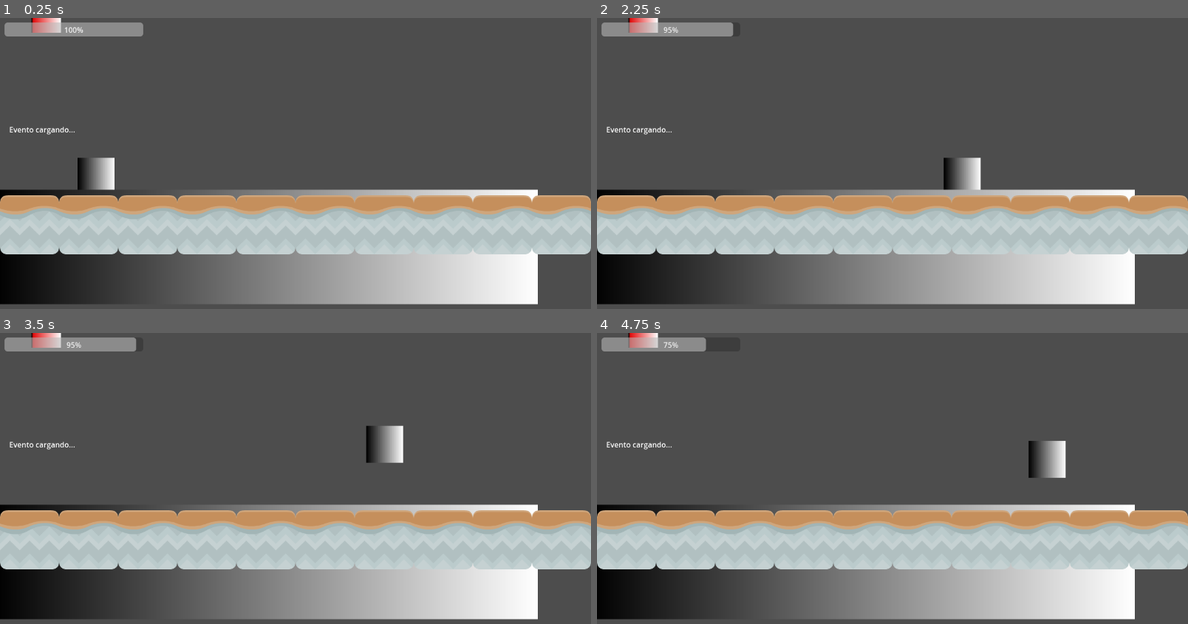
Above: before the commit, frames 1-4 (two rows, left to right).
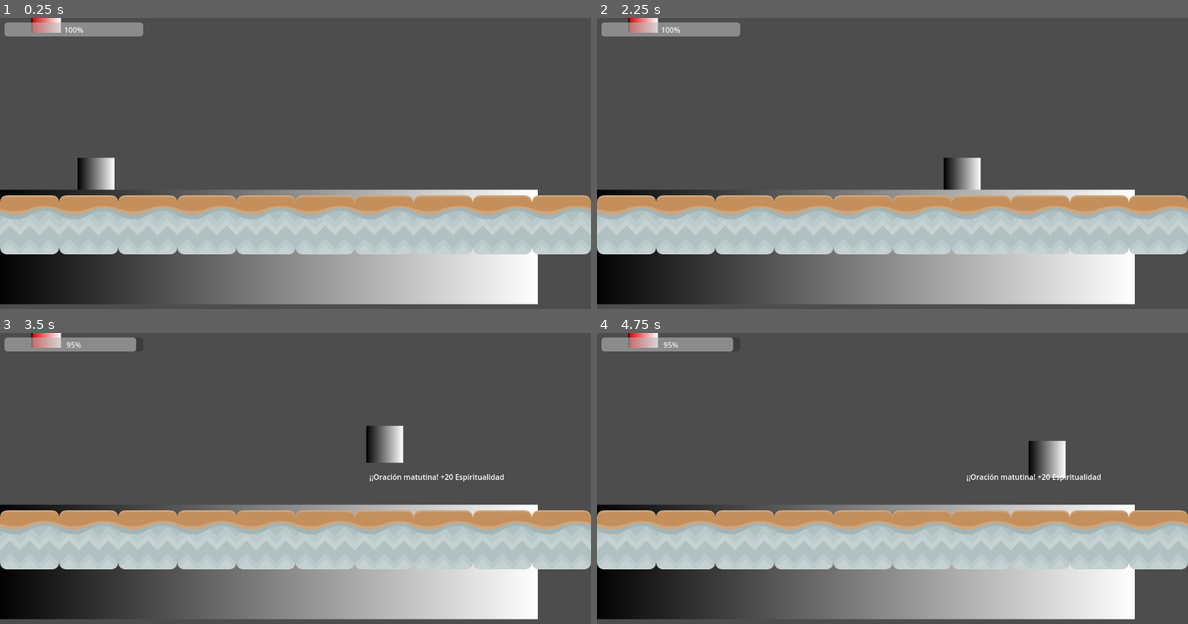
Above: after the commit, the same moments.

Repository: luchopandiani/superpapa
Game: Godot game, scene res://Scenes/MundoDelJuego.tscn
The game is run twice, just before and just after one commit, with the same random seed, the same clock (stepped at 60 frames per second) and the same inputs.
Inputs:
- Up to frame 1 (0.25 s): no input
- Up to frame 2 (2.25 s): tap Enter at 0.5 s; hold Right (ui_right) 0.53-2.03 s; tap Up (ui_up) at 0.77, 1.52 s; hold Left (ui_left) from 2.03 s (still down)
- Up to frame 3 (3.5 s): release Left (ui_left) at 2.78 s; hold Right (ui_right) from 2.78 s (still down); tap Up (ui_up) at 3.02 s
- Up to frame 4 (4.75 s): tap Up (ui_up) at 3.77, 4.52 s; release Right (ui_right) at 4.28 s; hold Left (ui_left) from 4.28 s (still down)

The runs differ from the first frame. In frame 1, 0.1% of the frame differs, in the area x 1-13%, y 37-41%; in frame 2, 0.2%; in frame 3, 0.4%; in frame 4, 0.6%, in the area x 1-86%, y 1-52%.

Commit message:
Funcionan los labels OK

Diff:
--- a/super-papa/Scenes/Eventobase.gd
+++ b/super-papa/Scenes/Eventobase.gd
@@ -9,19 +9,14 @@
 	# Solo buscamos al papá. No aplicamos todavía.
 	papa = get_node("/root/MundoDelJuego/papa")
 # Creamos el Label en código
-	crear_label()
 
-func crear_label():
-	# Creamos un nuevo Label
-	label_texto = Label.new()
 
-	# Configuramos el Label
-	label_texto.text = "Evento cargando..."
-	label_texto.position = Vector2(20, 230)
-	label_texto.modulate = Color(1, 1, 1)  # Blanco
-
-	# Añadimos el Label como hijo de este nodo
-	add_child(label_texto)
+func crear_label(texto):
+	var label = Label.new()
+	label.text = texto
+	label.position = Vector2(0, 0)
+	label.modulate = Color(1, 1, 1)  # Blanco
+	add_child(label)
 
 
 
@@ -36,21 +31,21 @@
 
 	match tipo_evento:
 		"Rifa":
-			label_texto.text = "¡Rifa del colegio! -20 Economía"
-			papa.perder_economia(20)
+			crear_label("¡Rifa del colegio! -5 Economía")
+			papa.perder_economia(5)
 		"Termotanque":
-			label_texto.text = "¡Termotanque roto! -40 Economía"
-			papa.perder_economia(40)
+			crear_label("¡Termotanque roto! -50 Economía")
+			papa.perder_economia(50)
 		"Llamada":
-			label_texto.text= "¡Llamada perdida! -10 Relaciones"
+			crear_label("¡Llamada de la suegra! -10 Relaciones")
 			papa.perder_economia(40)
 			#papa.ganar_relaciones(-10)
 		"Pizza":
-			label_texto.text= "¡Pizza congelada! +15 Relaciones, -10 Economía"
+			crear_label("¡Pizza congelada! +15 Relaciones, +10 Economía")
 			#papa.ganar_relaciones(15)
 			papa.ganar_economia(30)
 		"Oracion":
-			label_texto.text = "¡Oración matutina! +20 Espiritualidad"
+			crear_label("¡¡Oración matutina! +20 Espiritualidad")
 			#papa.ganar_espiritualidad(20)
 			papa.perder_economia(5)
 
--- a/super-papa/Scenes/MundoDelJuego.tscn
+++ b/super-papa/Scenes/MundoDelJuego.tscn
@@ -46,7 +46,7 @@
 [node name="LanzadordeEventos" parent="." instance=ExtResource("1_hhcmx")]
 
 [node name="Temporizadoreventos2" type="Timer" parent="LanzadordeEventos"]
-wait_time = 2.0
+wait_time = 3.0
 autostart = true
 
 [node name="Eventobase" parent="." instance=ExtResource("2_5f032")]
